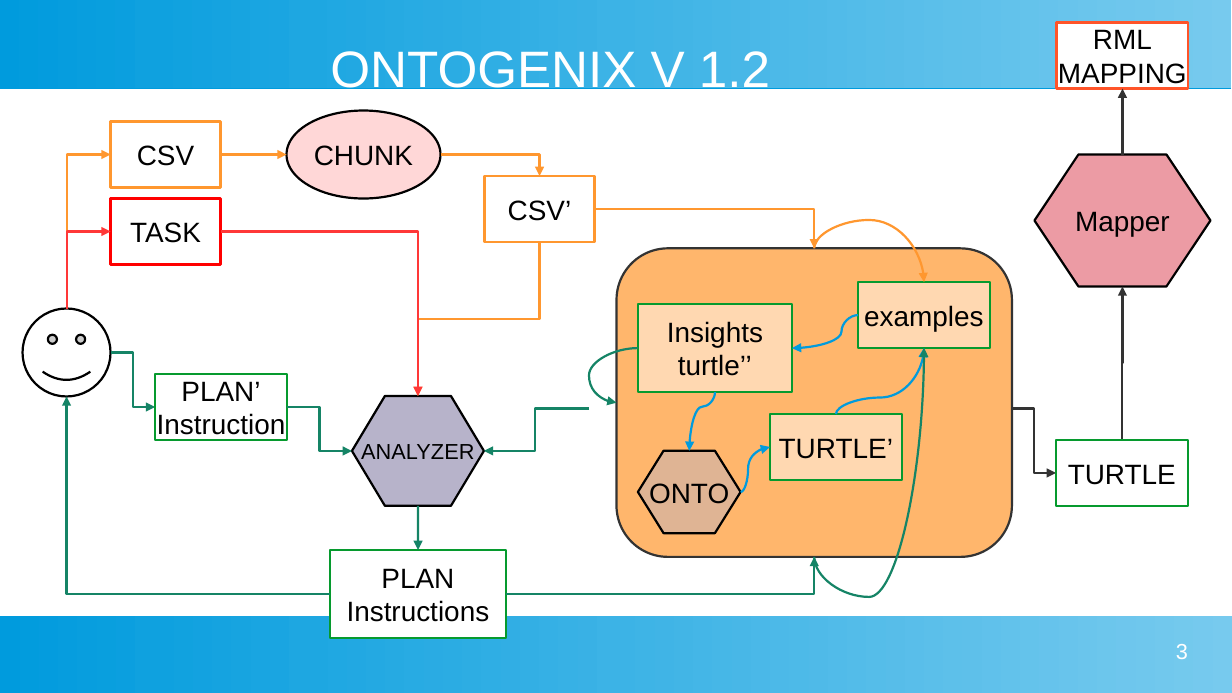
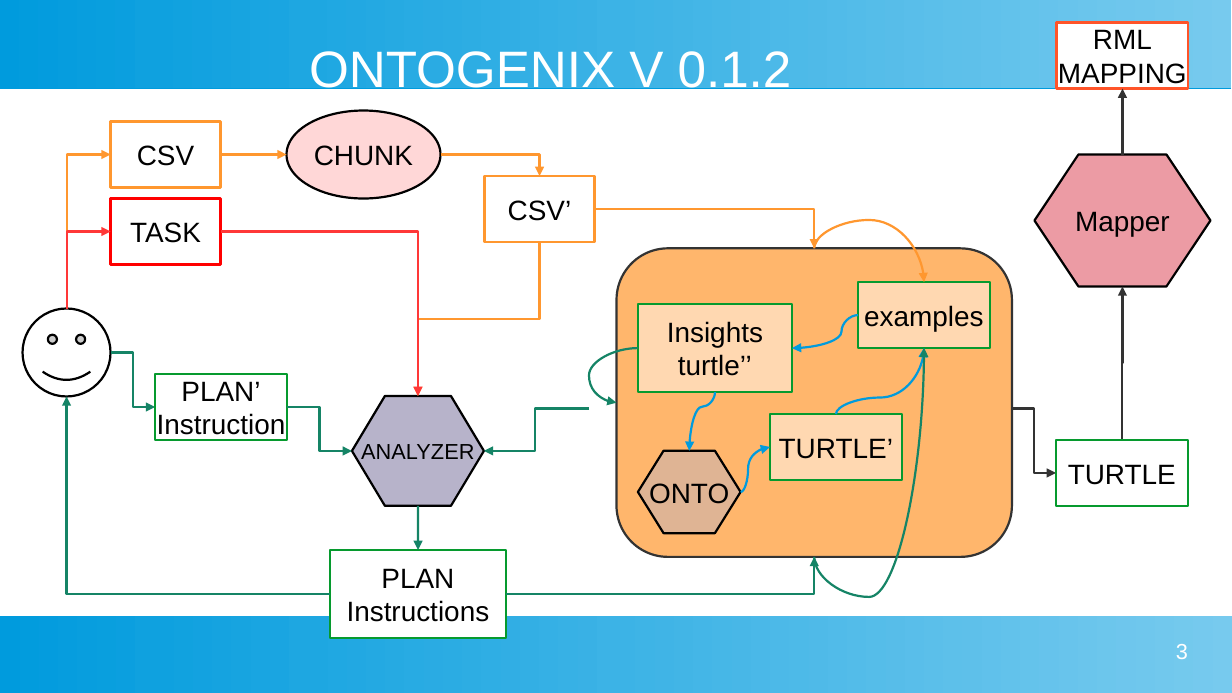
Before and after one commit to tecnomod-um/OntoGenix, a slide deck: slide 3 of IDEAS.odp. Drawn at 1232x693 pixels with LibreOffice and Linux fonts; fonts in the diff are those of the drawing. Boxes give left, top, right and bottom in pixels: in the first picture for what was removed or moved away, otherwise in the second. Text is boxed around its words. In the diff, an @@ line names an element or a change of style, - is before the commit and + after.

```diff
--- a/IDEAS.odp
+++ b/IDEAS.odp
@@ title at bbox=[309, 51, 792, 97]: text changed @@
-ONTOGENIX V 1.2
+ONTOGENIX V 0.1.2
```
Also in this commit, not shown: 3 other slides changed, 1 slide added, 10 other files.
